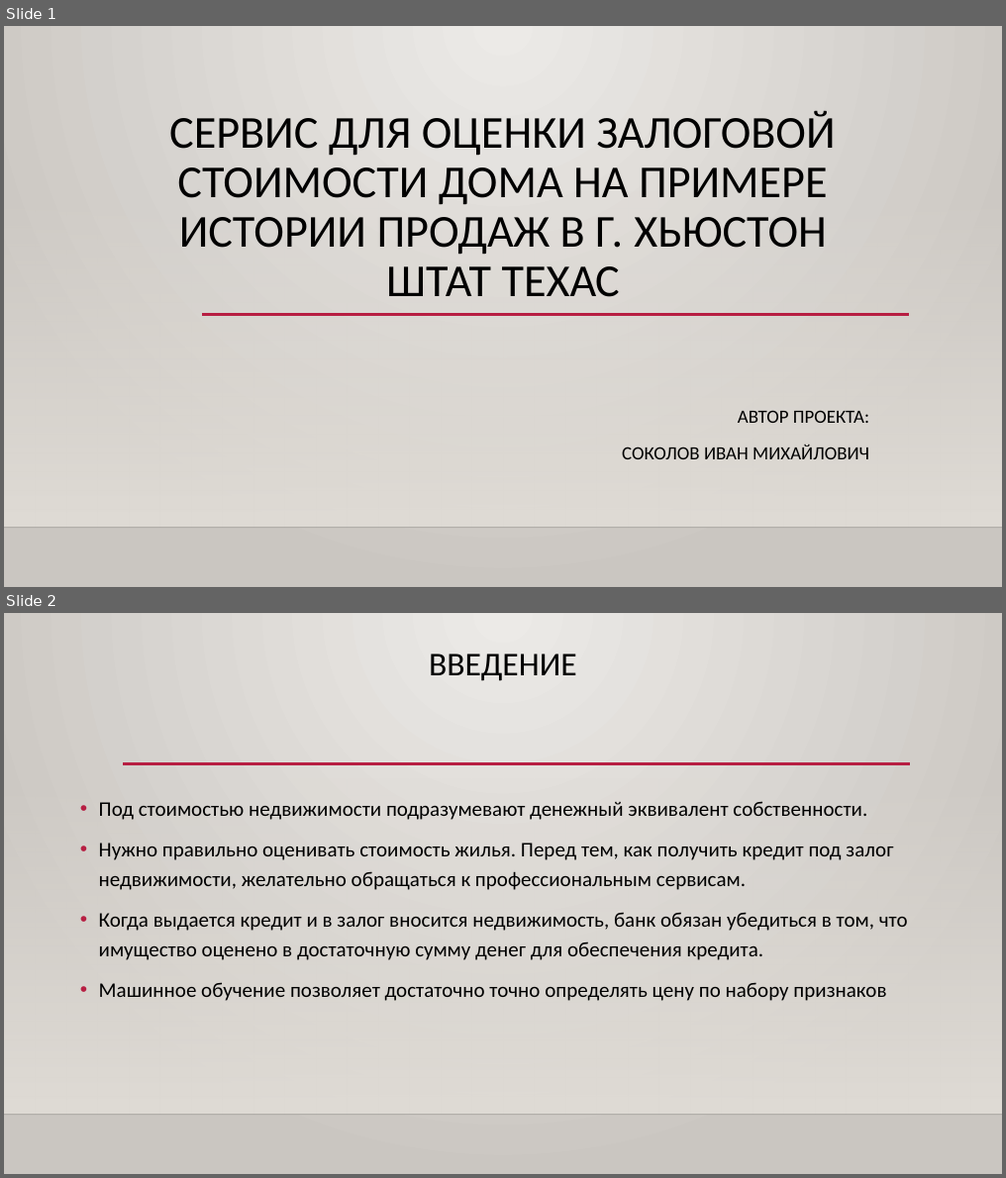
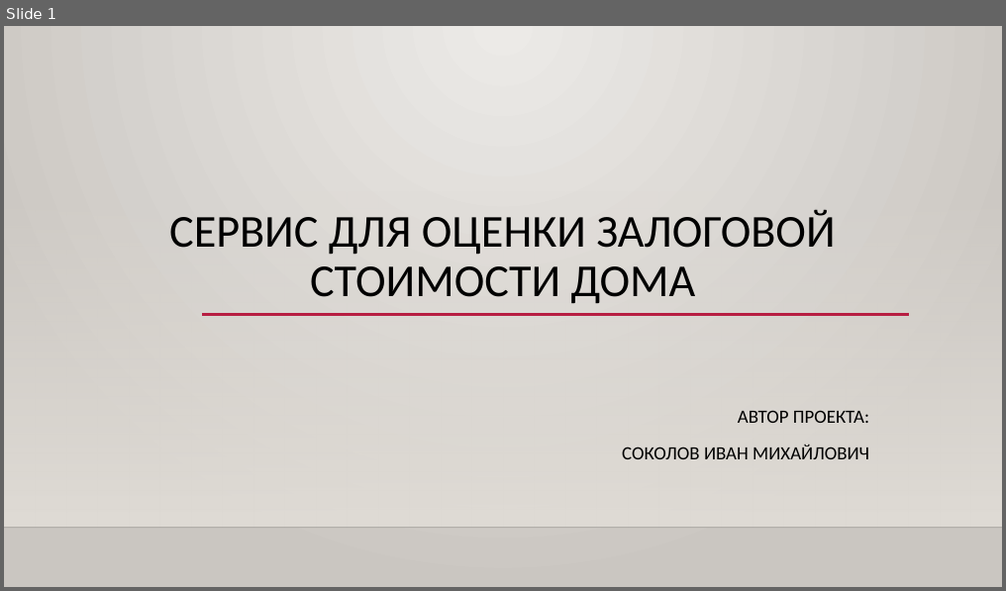
Before and after one commit to Sokolov-IM/sim-repo, a slide deck: Дипломный проект/Sokolov_presentation.pptx. Shown one above the other, each under a label of ours: slides 1 and 2 before the commit, slide 1 after it. The pictures are 1006x1178 and 1006x591 pixels, drawn with LibreOffice and Linux fonts; fonts in the diff are those of the drawing; background and template pictures are left out. Boxes give left, top, right and bottom in pixels: in the first picture for what was removed or moved away, otherwise in the second. Text is boxed around its words. In the diff, an @@ line names an element or a change of style, - is before the commit and + after.

```diff
--- a/Дипломный проект/Sokolov_presentation.pptx
+++ b/Дипломный проект/Sokolov_presentation.pptx
@@ slide 2 removed at bbox=[4, 613, 1002, 1174], background gradient #ECEAE7 to #CAC7C1; not listed: 2 template elements that a slide beside it also shows @@
@@ title removed at bbox=[429, 654, 577, 681] @@
-ВВЕДЕНИЕ
@@ line removed from (123, 764) to (910, 764) @@
@@ text removed at bbox=[99, 801, 908, 1001] @@
-• Под стоимостью недвижимости подразумевают денежный эквивалент собственности.
-• Нужно правильно оценивать стоимость жилья. Перед тем, как получить кредит под залог недвижимости, желательно обращаться к профессиональным сервисам.
-• Когда выдается кредит и в залог вносится недвижимость, банк обязан убедиться в том, что имущество оценено в достаточную сумму денег для обеспечения кредита.
-• Машинное обучение позволяет достаточно точно определять цену по набору признаков
@@ slide 1 changed as well @@
@@ title at bbox=[169, 209, 835, 304]: text changed @@
-СЕРВИС ДЛЯ ОЦЕНКИ ЗАЛОГОВОЙ СТОИМОСТИ ДОМА НА ПРИМЕРЕ ИСТОРИИ ПРОДАЖ В Г. ХЬЮСТОН ШТАТ ТЕХАС
+СЕРВИС ДЛЯ ОЦЕНКИ ЗАЛОГОВОЙ СТОИМОСТИ ДОМА
```
Also in this commit, not shown: 7 slides added, 7 other slides removed.
